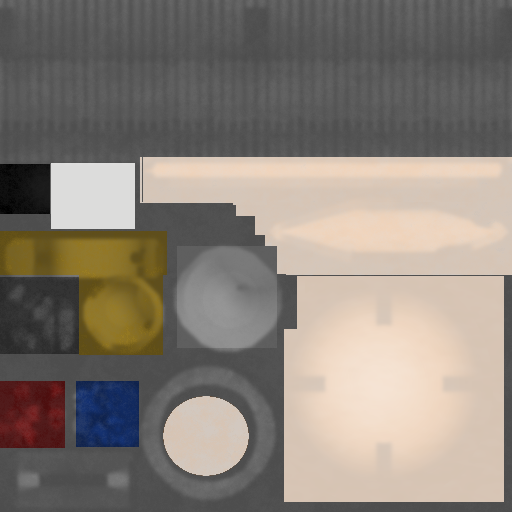
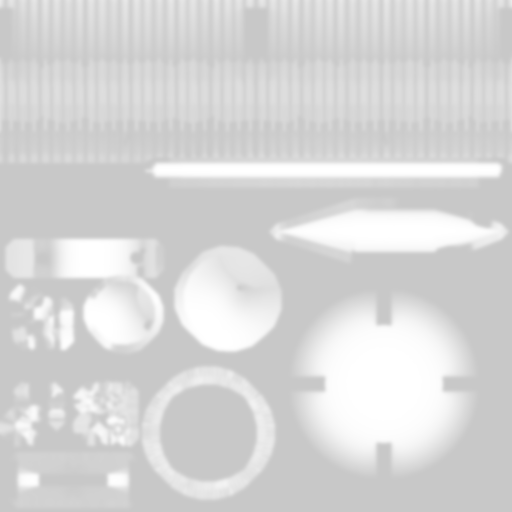
Comparing the layer stacks of the two 512 x 512 images. Changes:
hid "Widoczny", painted on it over [0, 0, 512, 512]
showed "Warstwa", opacity 35% → 100%, painted on it over [0, 0, 512, 512]
